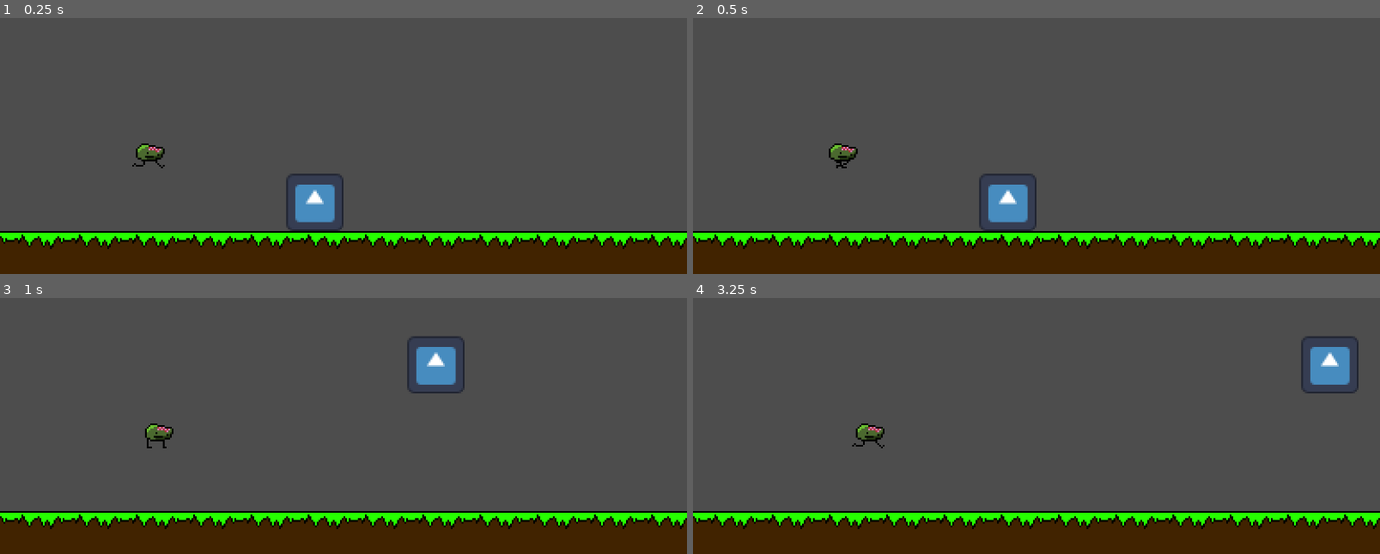
Above: before the commit, frames 1-4 (two rows, left to right).
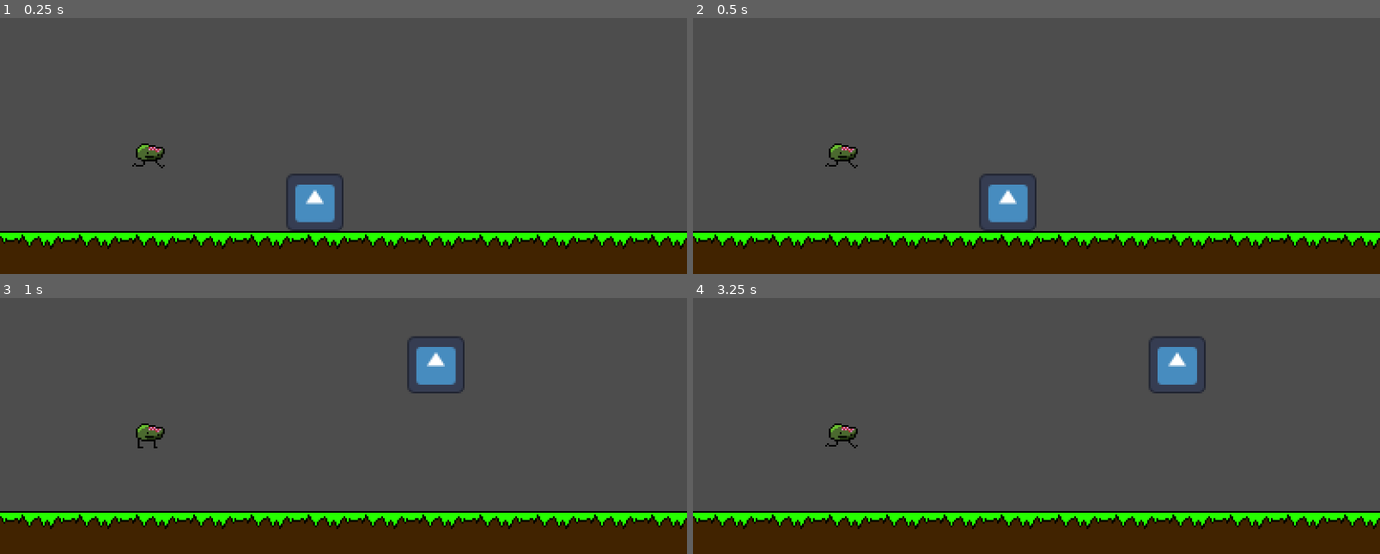
Above: after the commit, the same moments.

Repository: Maxwelltheguy/Platfighter_Godot
Game: Godot game, scene res://Scenes/world.tscn
Same seed, same stepped clock (60 frames per second), same inputs: the game is played once before the commit and once after it. The engine's default icon, where the game draws it, is replaced by a stand-in: a white triangle on a blue panel in a dark square.
Inputs:
- Up to frame 1 (0.25 s): no input
- Up to frame 2 (0.5 s): no input
- Up to frame 3 (1 s): tap Enter (ui_accept) at 0.5 s; hold D (right) from 0.53 s (still down); hold Z (run) from 0.53 s (still down); tap Space (jump) at 0.77 s
- Up to frame 4 (3.25 s): release Z (run) at 1.28 s; tap Z (run) at 1.35, 2.85 s; tap Space (jump) at 1.52, 3.02 s; release D (right) at 2.03 s; hold A (left) 2.03-2.78 s; hold Z (run) 2.03-2.78 s; hold D (right) from 2.78 s (still down)

Frame 1 is identical in both runs. In frame 2, less than 0.1% of the frame differs, in the area x 19-24%, y 56-59%; in frame 3, 0.3%; in frame 4, 2.7%, in the area x 19-97%, y 15-59%.

Commit message:
Not Much Progress

Diff:
--- a/Platformer Test/Scenes/zombite.tscn
+++ b/Platformer Test/Scenes/zombite.tscn
@@ -10,19 +10,32 @@
 	randomize()
 
 @onready var animation = $AnimatedSprite2D
+const SPEED = 300
+var flipped = 0
+var gravity = ProjectSettings.get_setting(\"physics/2d/default_gravity\")
 
 
-func xmove():
-	if randi_range(0,1) == 0:
+func _physics_process(delta):
+
+	if not is_on_floor():
+		pass#velocity.y += gravity * delta
+
+	if randi_range(0,2) == 0:
 		animation.play(\"Idle\")
-		velocity.x = 0
-	elif randi_range(0,1) == 1:
+		#velocity.x = 0 * delta
+	elif randi_range(0,2) == 1:
 		animation.play(\"Walk\")
-		velocity.x = 300
+		#velocity.x = SPEED
+		GlobalVariables.zombite_flipped = 0
+	else:
+		animation.play(\"Walk\")
+		#velocity.x = SPEED * -1
+		GlobalVariables.zombite_flipped = 1
+
 	move_and_slide()
 
-func _input(event):
-	xmove()
+
+
 
 "
 
@@ -69,7 +82,7 @@
 [node name="AnimatedSprite2D" type="AnimatedSprite2D" parent="."]
 sprite_frames = SubResource("SpriteFrames_6q6p5")
 animation = &"Idle"
-autoplay = "Walk"
+autoplay = "Idle"
 
 [node name="CollisionShape2D" type="CollisionShape2D" parent="."]
 position = Vector2(1, 8)
--- /dev/null
+++ b/Platformer Test/Scripts/Global Variables.gd
@@ -0,0 +1,4 @@
+extends Node
+
+
+var zombite_flipped = 0
--- a/Platformer Test/Scripts/character_body_2d.gd
+++ b/Platformer Test/Scripts/character_body_2d.gd
@@ -1,7 +1,8 @@
 extends CharacterBody2D
 
 
-const SPEED = 150.0
+const RUN_SPEED = 80
+const SPEED = 70.0
 const JUMP_VELOCITY = -400.0
 
 # Get the gravity from the project settings to be synced with RigidBody nodes.
@@ -21,8 +22,13 @@
 	# As good practice, you should replace UI actions with custom gameplay actions.
 	var direction = Input.get_axis("left", "right")
 	if direction:
-		velocity.x = direction * SPEED
+		if Input.is_action_pressed("run"):
+			velocity.x = direction * (SPEED + RUN_SPEED)
+		else:
+			velocity.x = direction * SPEED
+
 	else:
 		velocity.x = move_toward(velocity.x, 0, SPEED)
 
+
 	move_and_slide()
--- /dev/null
+++ b/Platformer Test/Scripts/zombite animation.gd
@@ -0,0 +1,8 @@
+extends AnimatedSprite2D
+
+func _process(delta):
+
+	if GlobalVariables.zombite_flipped == 0:
+		$AnimatedSprite2D.flip_h(false)
+	else:
+		$AnimatedSprite2D.flip_h(true)
--- a/Platformer Test/project.godot
+++ b/Platformer Test/project.godot
@@ -15,6 +15,10 @@
 config/features=PackedStringArray("4.2", "GL Compatibility")
 config/icon="res://icon.svg"
 
+[autoload]
+
+GlobalVariables="*res://Scripts/Global Variables.gd"
+
 [display]
 
 window/stretch/mode="viewport"
@@ -26,36 +30,46 @@
 "deadzone": 0.5,
 "events": [Object(InputEventKey,"resource_local_to_scene":false,"resource_name":"","device":-1,"window_id":0,"alt_pressed":false,"shift_pressed":false,"ctrl_pressed":false,"meta_pressed":false,"pressed":false,"keycode":0,"physical_keycode":87,"key_label":0,"unicode":119,"echo":false,"script":null)
 , Object(InputEventKey,"resource_local_to_scene":false,"resource_name":"","device":-1,"window_id":0,"alt_pressed":false,"shift_pressed":false,"ctrl_pressed":false,"meta_pressed":false,"pressed":false,"keycode":0,"physical_keycode":4194320,"key_label":0,"unicode":0,"echo":false,"script":null)
+, Object(InputEventJoypadButton,"resource_local_to_scene":false,"resource_name":"","device":-1,"button_index":11,"pressure":0.0,"pressed":true,"script":null)
+, Object(InputEventJoypadMotion,"resource_local_to_scene":false,"resource_name":"","device":-1,"axis":1,"axis_value":-1.0,"script":null)
 ]
 }
 down={
 "deadzone": 0.5,
 "events": [Object(InputEventKey,"resource_local_to_scene":false,"resource_name":"","device":-1,"window_id":0,"alt_pressed":false,"shift_pressed":false,"ctrl_pressed":false,"meta_pressed":false,"pressed":false,"keycode":0,"physical_keycode":83,"key_label":0,"unicode":115,"echo":false,"script":null)
 , Object(InputEventKey,"resource_local_to_scene":false,"resource_name":"","device":-1,"window_id":0,"alt_pressed":false,"shift_pressed":false,"ctrl_pressed":false,"meta_pressed":false,"pressed":false,"keycode":0,"physical_keycode":4194322,"key_label":0,"unicode":0,"echo":false,"script":null)
+, Object(InputEventJoypadButton,"resource_local_to_scene":false,"resource_name":"","device":-1,"button_index":12,"pressure":0.0,"pressed":true,"script":null)
+, Object(InputEventJoypadMotion,"resource_local_to_scene":false,"resource_name":"","device":-1,"axis":1,"axis_value":1.0,"script":null)
 ]
 }
 left={
 "deadzone": 0.5,
 "events": [Object(InputEventKey,"resource_local_to_scene":false,"resource_name":"","device":-1,"window_id":0,"alt_pressed":false,"shift_pressed":false,"ctrl_pressed":false,"meta_pressed":false,"pressed":false,"keycode":0,"physical_keycode":65,"key_label":0,"unicode":97,"echo":false,"script":null)
 , Object(InputEventKey,"resource_local_to_scene":false,"resource_name":"","device":-1,"window_id":0,"alt_pressed":false,"shift_pressed":false,"ctrl_pressed":false,"meta_pressed":false,"pressed":false,"keycode":0,"physical_keycode":4194319,"key_label":0,"unicode":0,"echo":false,"script":null)
+, Object(InputEventJoypadButton,"resource_local_to_scene":false,"resource_name":"","device":-1,"button_index":13,"pressure":0.0,"pressed":true,"script":null)
+, Object(InputEventJoypadMotion,"resource_local_to_scene":false,"resource_name":"","device":-1,"axis":0,"axis_value":-1.0,"script":null)
 ]
 }
 right={
 "deadzone": 0.5,
 "events": [Object(InputEventKey,"resource_local_to_scene":false,"resource_name":"","device":-1,"window_id":0,"alt_pressed":false,"shift_pressed":false,"ctrl_pressed":false,"meta_pressed":false,"pressed":false,"keycode":0,"physical_keycode":68,"key_label":0,"unicode":100,"echo":false,"script":null)
 , Object(InputEventKey,"resource_local_to_scene":false,"resource_name":"","device":-1,"window_id":0,"alt_pressed":false,"shift_pressed":false,"ctrl_pressed":false,"meta_pressed":false,"pressed":false,"keycode":0,"physical_keycode":4194321,"key_label":0,"unicode":0,"echo":false,"script":null)
+, Object(InputEventJoypadButton,"resource_local_to_scene":false,"resource_name":"","device":-1,"button_index":14,"pressure":0.0,"pressed":true,"script":null)
+, Object(InputEventJoypadMotion,"resource_local_to_scene":false,"resource_name":"","device":-1,"axis":0,"axis_value":1.0,"script":null)
 ]
 }
 jump={
 "deadzone": 0.5,
 "events": [Object(InputEventKey,"resource_local_to_scene":false,"resource_name":"","device":-1,"window_id":0,"alt_pressed":false,"shift_pressed":false,"ctrl_pressed":false,"meta_pressed":false,"pressed":false,"keycode":0,"physical_keycode":32,"key_label":0,"unicode":32,"echo":false,"script":null)
 , Object(InputEventKey,"resource_local_to_scene":false,"resource_name":"","device":-1,"window_id":0,"alt_pressed":false,"shift_pressed":false,"ctrl_pressed":false,"meta_pressed":false,"pressed":false,"keycode":0,"physical_keycode":88,"key_label":0,"unicode":120,"echo":false,"script":null)
+, Object(InputEventJoypadButton,"resource_local_to_scene":false,"resource_name":"","device":-1,"button_index":0,"pressure":0.0,"pressed":true,"script":null)
 ]
 }
 run={
 "deadzone": 0.5,
 "events": [Object(InputEventKey,"resource_local_to_scene":false,"resource_name":"","device":-1,"window_id":0,"alt_pressed":false,"shift_pressed":false,"ctrl_pressed":false,"meta_pressed":false,"pressed":false,"keycode":0,"physical_keycode":90,"key_label":0,"unicode":122,"echo":false,"script":null)
 , Object(InputEventKey,"resource_local_to_scene":false,"resource_name":"","device":-1,"window_id":0,"alt_pressed":false,"shift_pressed":false,"ctrl_pressed":false,"meta_pressed":false,"pressed":false,"keycode":0,"physical_keycode":4194325,"key_label":0,"unicode":0,"echo":false,"script":null)
+, Object(InputEventJoypadButton,"resource_local_to_scene":false,"resource_name":"","device":-1,"button_index":2,"pressure":0.0,"pressed":true,"script":null)
 ]
 }
 
